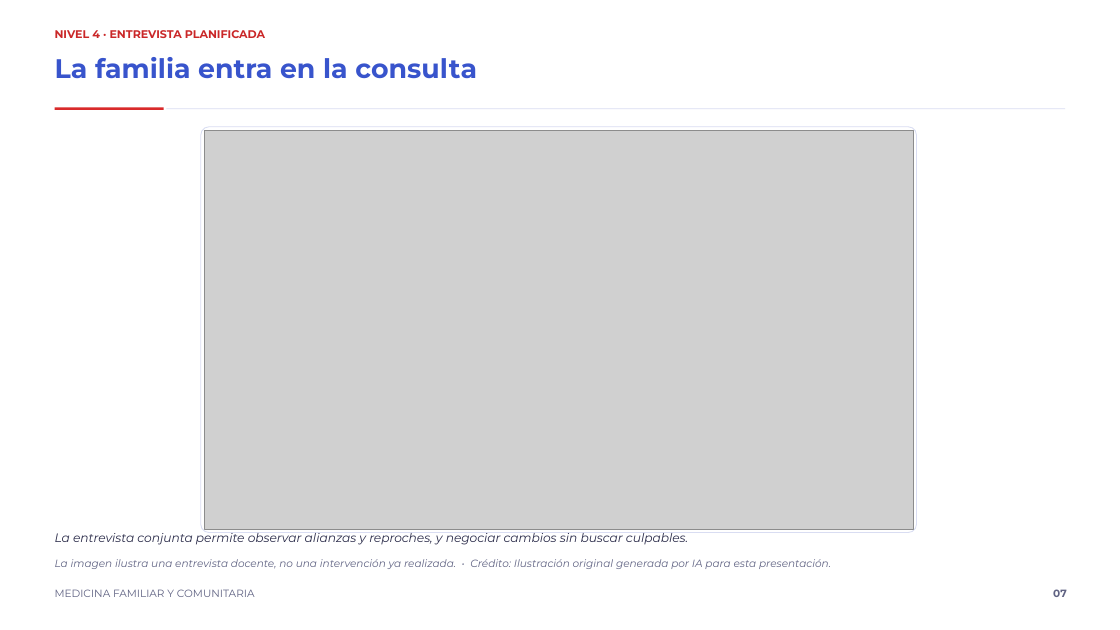
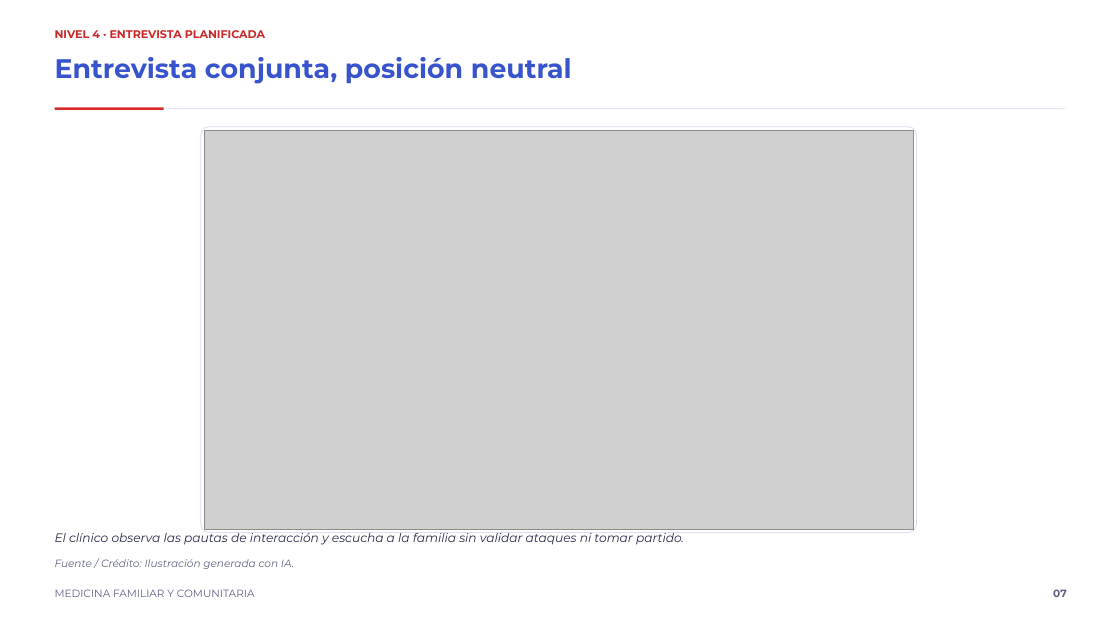
Before and after one commit to rpsin9096/slide-repo-v1, a slide deck: slide 7 of presentacion_caso4_prado_es.pptx. Drawn at 1120x630 pixels with LibreOffice and Linux fonts; fonts in the diff are those of the drawing; grey boxes stand for pictures. Boxes give left, top, right and bottom in pixels: in the first picture for what was removed or moved away, otherwise in the second. Text is boxed around its words. In the diff, an @@ line names an element or a change of style, - is before the commit and + after.

```diff
--- a/presentacion_caso4_prado_es.pptx
+++ b/presentacion_caso4_prado_es.pptx
@@ text at <box>55,57,572,84</box>: text changed @@
-La familia entra en la consulta
+Entrevista conjunta, posición neutral
@@ text at <box>55,532,684,545</box>: text changed @@
-La entrevista conjunta permite observar alianzas y reproches, y negociar cambios sin buscar culpables.
+El clínico observa las pautas de interacción y escucha a la familia sin validar ataques ni tomar partido.
@@ text at <box>55,559,294,569</box>: text changed @@
-La imagen ilustra una entrevista docente, no una intervención ya realizada. • Crédito: Ilustración original generada por IA para esta presentación.
+Fuente / Crédito: Ilustración generada con IA.
```
Also in this commit, not shown: 7 other slides changed, 1 slide added, 1 slide removed, 1 other file.
